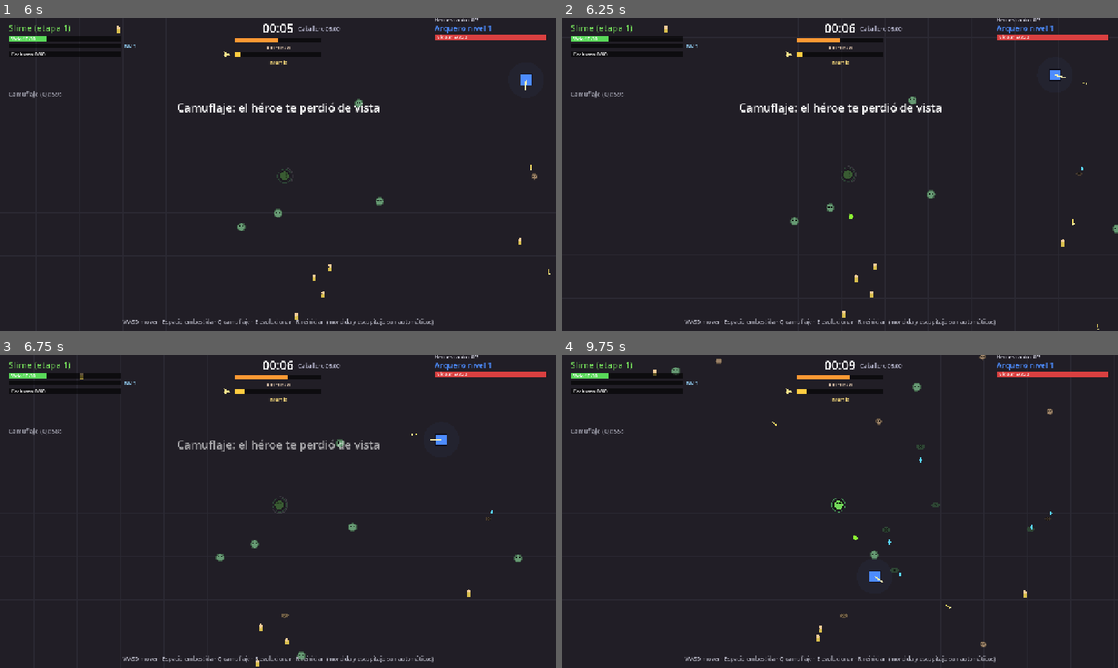
Above: before the commit, frames 1-4 (two rows, left to right).
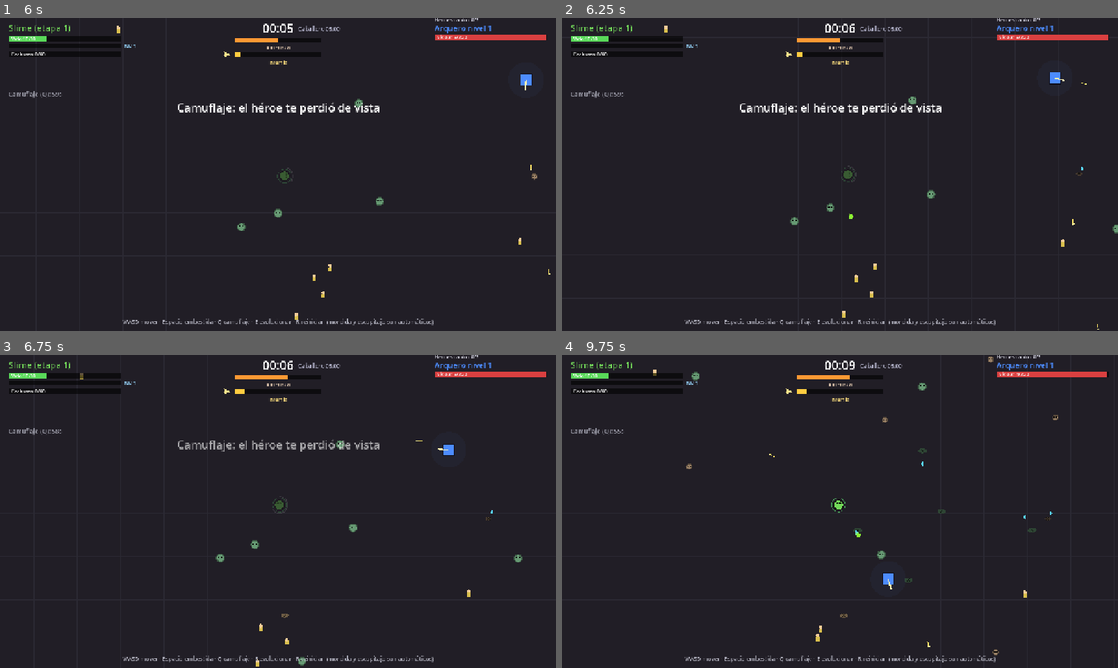
Above: after the commit, the same moments.

Repository: FedeOsorio/survive-the-hero
Game: Godot game, scene res://scenes/main.tscn
The game is run twice, just before and just after one commit, with the same random seed, the same clock (stepped at 60 frames per second) and the same inputs.
Inputs (mouse positions are in pixels of both pictures, inside the frame that each line leads up to):
- Up to frame 1 (6 s): tap Enter at 0.5 s; move the mouse to (400, 158) at 0.52 s; hold D (move_right) 0.53-1.28 s; tap Space (dash) at 0.6 s; click (400, 158) at 0.67 s; move the mouse to (166, 190) at 1.27 s; hold S (move_down) 1.28-2.03 s; tap E (evolve) at 1.35 s; move the mouse to (333, 105) at 2.02 s; hold D (move_right) 2.03-2.78 s; tap 1 (pick_1) at 2.1 s; move the mouse to (250, 237) at 2.77 s; hold W (move_up) 2.78-3.53 s; tap 2 (pick_2) at 2.85 s; click (250, 237) at 2.92 s; move the mouse to (444, 221) at 3.52 s; hold A (move_left) 3.53-5.03 s; tap 3 (pick_3) at 3.6 s; move the mouse to (111, 127) at 4.27 s; tap Q (stealth) at 4.35 s; move the mouse to (305, 174) at 5.02 s; hold S (move_down) 5.03-5.78 s; tap Shift at 5.1 s; click (305, 174) at 5.17 s; move the mouse to (194, 96) at 5.77 s; hold D (move_right) from 5.78 s (still down); tap L at 5.85 s
- Up to frame 2 (6.25 s): keep holding D (move_right)
- Up to frame 3 (6.75 s): move the mouse to (400, 495) at 6.52 s; release D (move_right) at 6.53 s; hold W (move_up) from 6.53 s (still down); tap Space (dash) at 6.6 s
- Up to frame 4 (9.75 s): move the mouse to (728, 527) at 7.27 s; release W (move_up) at 7.28 s; hold D (move_right) 7.28-8.03 s; tap one key every 0.75 s from 7.35 s: E (evolve) 1 (pick_1) 2 (pick_2) 3 (pick_3); click (728, 527) at 7.42 s; move the mouse to (895, 442) at 8.02 s; hold S (move_down) 8.03-8.78 s; move the mouse to (812, 574) at 8.77 s; hold A (move_left) 8.78-9.53 s; move the mouse to (1006, 558) at 9.52 s; hold W (move_up) from 9.53 s (still down); click (1006, 558) at 9.67 s

Frame 1 is identical in both runs. In frame 2, less than 0.1% of the frame differs, in the area x 47-95%, y 16-60%; in frame 3, 0.3%; in frame 4, 0.7%, in the area x 19-99%, y 0-96%.

Commit message:
Tanda 06-d: el héroe va a buscar los montones de gemas

Diff:
--- a/scripts/balance.gd
+++ b/scripts/balance.gd
@@ -169,8 +169,16 @@
 const HUNT_PULL_CROWDED := 1.5 # con mucha horda encima
 const HUNT_CROWDED_DANGER := 3.0
 const HUNT_IDEAL_DIST := 220.0
-const HUNT_GEM_RADIUS := 150.0 # mientras caza, solo junta las gemas del camino
-const HUNT_GEM_PULL := 1.0
+const HUNT_GEM_RADIUS := 200.0 # mientras caza, solo junta los montones cercanos
+const HUNT_GEM_PULL := 1.2
+# Gemas: va al montón que más vale (XP a HERO_GEM_CLUSTER_RADIUS / (distancia + HERO_GEM_DIST_BIAS)).
+const HERO_GEM_CLUSTER_RADIUS := 100.0
+const HERO_GEM_DIST_BIAS := 150.0
+const HERO_GEM_SEEK_RADIUS := 600.0 # libre
+const HERO_GEM_PULL := 2.6 # libre, sin peligro
+const HERO_GEM_PULL_DANGER := 1.6 # libre, con horda encima (peligro >= 3)
+const ALARM_GEM_RADIUS := 300.0 # yendo a un grito
+const ALARM_GEM_PULL := 1.8
 const HUNT_ESCAPE_RADIUS := 80.0 # con tantos creeps así de cerca, primero zafa
 const HUNT_ESCAPE_COUNT := 2
 const HUNT_SHARE_RADIUS := 150.0 # con creeps así de cerca, alterna un disparo a vos y uno a la horda
--- a/scripts/hero.gd
+++ b/scripts/hero.gd
@@ -258,13 +258,19 @@
 	elif low_hp:
 		steer *= 2.5
 
-	# 2. juntar experiencia: es su prioridad mientras no esté en peligro.
-	#    Cazándote, solo junta las gemas que le quedan en el camino.
-	var busy: bool = hunting or (world.alarm_t > 0.0 and not world.detected) # cazando o yendo al grito
+	# 2. juntar experiencia: va al montón de gemas que más vale. Cazándote o yendo
+	#    a un grito mira más cerca y tira menos, pero igual se desvía por un montón.
 	if not low_hp:
-		var gem = _nearest(world.gems, B.HUNT_GEM_RADIUS if busy else 550.0)
+		var seek := B.HERO_GEM_SEEK_RADIUS
+		var pull := B.HERO_GEM_PULL if danger < 3.0 else B.HERO_GEM_PULL_DANGER
+		if hunting:
+			seek = B.HUNT_GEM_RADIUS
+			pull = B.HUNT_GEM_PULL
+		elif world.alarm_t > 0.0 and not world.detected:
+			seek = B.ALARM_GEM_RADIUS
+			pull = B.ALARM_GEM_PULL
+		var gem = _best_gem_pile(seek)
 		if gem != null:
-			var pull := B.HUNT_GEM_PULL if busy else (2.2 if danger < 3.0 else 0.8)
 			steer += (gem.position - position).normalized() * pull
 
 	# 2a. un corazón de élite vale más que cualquier gema
@@ -367,6 +373,27 @@
 	return best if best != null else p
 
 
+## La gema a menos de "seek" con más XP alrededor (HERO_GEM_CLUSTER_RADIUS),
+## dividida por (distancia + HERO_GEM_DIST_BIAS).
+func _best_gem_pile(seek: float):
+	var near: Array = []
+	for g in world.gems:
+		if position.distance_to(g.position) < seek:
+			near.append(g)
+	var best = null
+	var best_score := 0.0
+	for g in near:
+		var xp_sum := 0.0
+		for o in world.gems:
+			if g.position.distance_to(o.position) < B.HERO_GEM_CLUSTER_RADIUS:
+				xp_sum += o.xp
+		var score: float = xp_sum / (position.distance_to(g.position) + B.HERO_GEM_DIST_BIAS)
+		if score > best_score:
+			best_score = score
+			best = g
+	return best
+
+
 func _nearest(list: Array, max_dist: float):
 	var best = null
 	var best_d := max_dist
